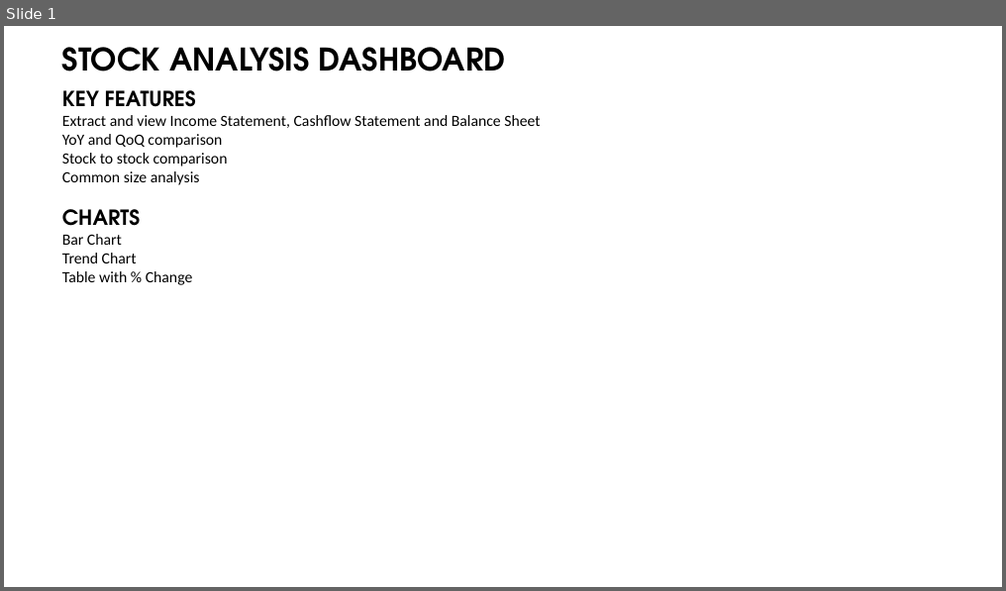
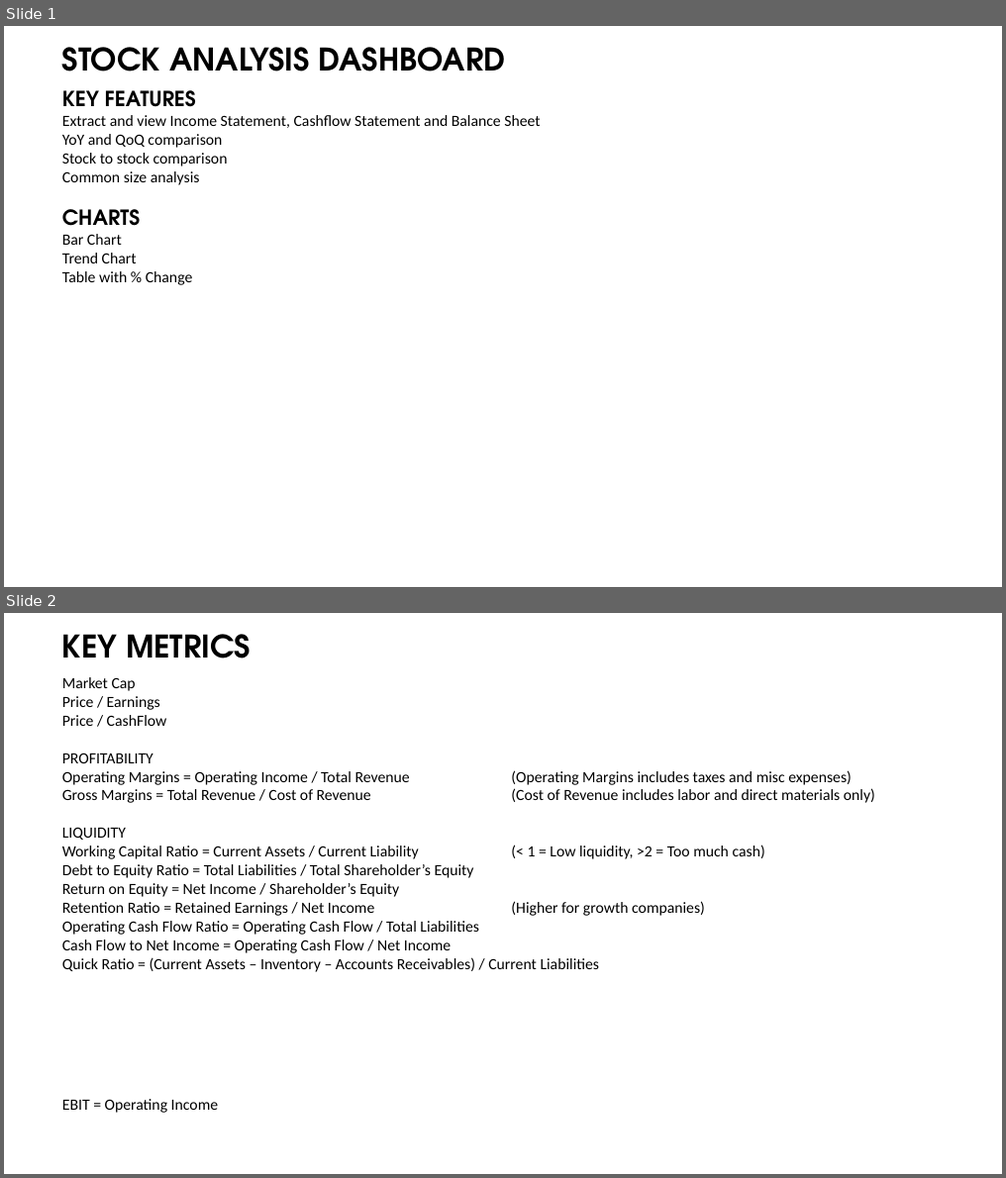
Before and after one commit to kunxian1993/stock_analyzer, a slide deck: Project Info.pptx. Shown one above the other, each under a label of ours: slide 1 before the commit, slides 1 and 2 after it. The pictures are 1006x591 and 1006x1178 pixels, drawn with LibreOffice and Linux fonts; fonts in the diff are those of the drawing. Boxes give left, top, right and bottom in pixels: in the first picture for what was removed or moved away, otherwise in the second. Text is boxed around its words. In the diff, an @@ line names an element or a change of style, - is before the commit and + after.

```diff
--- a/Project Info.pptx
+++ b/Project Info.pptx
@@ slide 2 added at bbox=[4, 613, 1002, 1174], background #FFFFFF @@
@@ text added at bbox=[62, 634, 251, 659], 30 pt, text #000000, bold @@
+KEY METRICS
@@ text added at bbox=[62, 677, 875, 972], 15 pt, text #000000 @@
+Market Cap
+Price / Earnings
+Price / CashFlow
+PROFITABILITY
+Operating Margins = Operating Income / Total Revenue (Operating Margins includes taxes and misc expenses)
+Gross Margins = Total Revenue / Cost of Revenue (Cost of Revenue includes labor and direct materials only)
+LIQUIDITY
+Working Capital Ratio = Current Assets / Current Liability (< 1 = Low liquidity, >2 = Too much cash)
+Debt to Equity Ratio = Total Liabilities / Total Shareholder’s Equity
+Return on Equity = Net Income / Shareholder’s Equity
+Retention Ratio = Retained Earnings / Net Income (Higher for growth companies)
+Operating Cash Flow Ratio = Operating Cash Flow / Total Liabilities
+Cash Flow to Net Income = Operating Cash Flow / Net Income
+Quick Ratio = (Current Assets – Inventory – Accounts Receivables) / Current Liabilities
@@ text added at bbox=[62, 1099, 218, 1113], 15 pt, text #000000 @@
+EBIT = Operating Income
```
Also in this commit, not shown: 1 other slide added, 3 other files.
